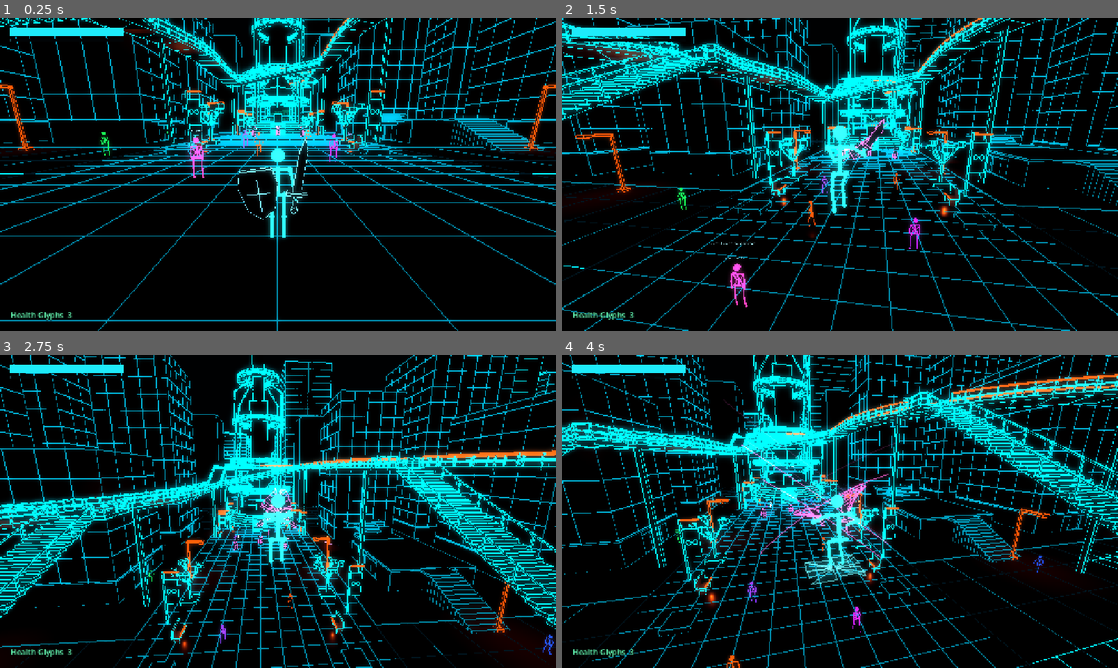
Above: before the commit, frames 1-4 (two rows, left to right).
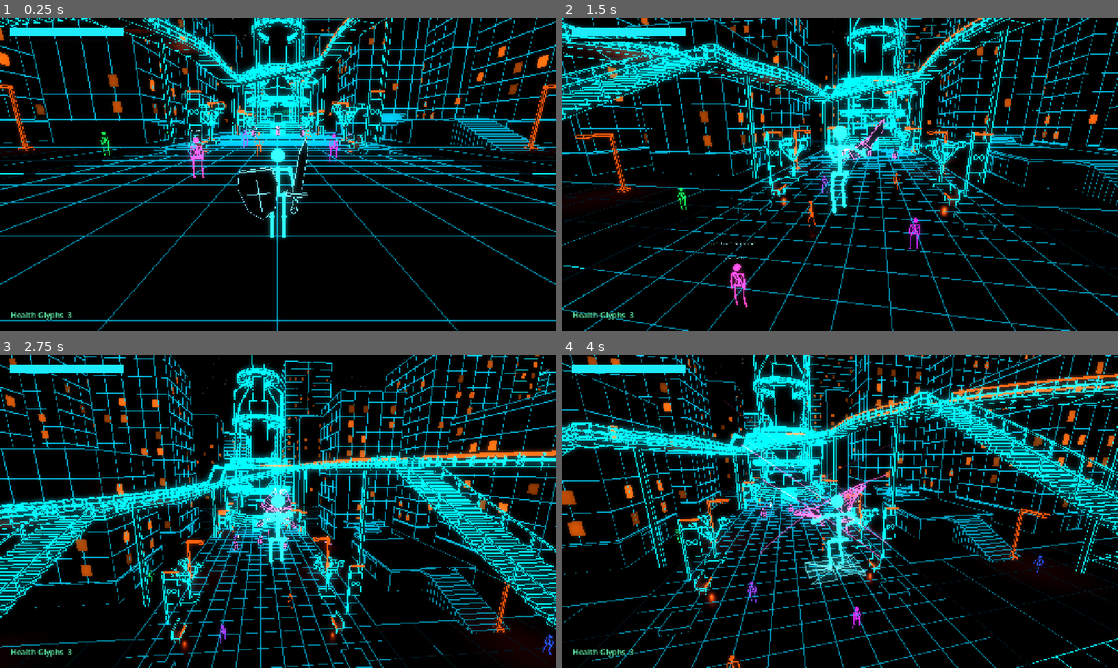
Above: after the commit, the same moments.

Repository: Infiniglyph/infiniglyph
Game: Godot game, scene res://scenes/main.tscn
Two runs of this game, one before a commit and one after it. Both use one fixed random seed, a clock stepped at 60 frames per second and the inputs below.
Inputs (mouse positions are in pixels of both pictures, inside the frame that each line leads up to):
- Up to frame 1 (0.25 s): no input
- Up to frame 2 (1.5 s): tap Enter at 0.5 s; move the mouse to (867, 174) at 0.52 s; hold Up from 0.53 s (still down); tap E at 0.6 s; click (867, 174) at 0.67 s; tap Space at 0.77, 1.07 s; tap F at 0.8, 1.35 s; move the mouse to (812, 174) at 1.27 s; click (812, 174) at 1.42 s
- Up to frame 3 (2.75 s): keep holding Up; tap Space at 1.52, 1.82 s; tap V at 1.55, 2.1 s; move the mouse to (289, 505) at 2.02 s; click (289, 505) at 2.17 s; tap Q at 2.3 s
- Up to frame 4 (4 s): keep holding Up; move the mouse to (834, 517) at 2.77 s; tap Q at 2.85 s; click (834, 517) at 2.92 s; tap Space at 3.02, 3.32, 3.77 s; tap R at 3.05, 3.6 s; move the mouse to (878, 514) at 3.52 s; click (878, 514) at 3.67 s; tap Tab at 3.8 s

The runs differ from the first frame. In frame 1, 0.9% of the frame differs, in the area x 0-99%, y 0-34%; in frame 2, 0.8%; in frame 3, 1.8%, in the area x 1-99%, y 0-71%; in frame 4, 1.6%.

Commit message:
Add scattered window glow and a subtle static starfield

Diff:
--- a/scripts/district.gd
+++ b/scripts/district.gd
@@ -6,6 +6,7 @@
 const Batcher = preload("res://scripts/static_visual_batcher.gd")
 var visual_batching_enabled := true
 var visual_batches: Node3D
+var facades: Array[Dictionary] = []
 const HALF_EXTENT := 112
 
 func _ready() -> void:
@@ -49,6 +50,7 @@
 		b.position = Vector3(spec.x,0.12,spec.y)
 		var front := Vector3(-signf(spec.x),0,0) if absf(spec.x)<32 else Vector3(0,0,-signf(spec.y) if absf(spec.y)<35 else signf(spec.y))
 		b.build(Vector3(spec.z,spec.w,spec.z),front,StringName("building_%02d" % (index+1)))
+		facades.append({"base":b.position,"size":Vector3(spec.z,spec.w,spec.z)})
 	# A broad stair route leads to the low north-east roof and a second terrace.
 	for step in range(12):
 		var height := (step+1)*0.25
@@ -81,6 +83,7 @@
 			if n == 0: continue # Continue the north/south avenues beyond the hub.
 			var height: float = 30.0 + abs(n)*8
 			Neon.block(self,Vector3(n*24,height*0.5,s*94),Vector3(14,height,14))
+			facades.append({"base":Vector3(n*24,0,s*94),"size":Vector3(14,height,14)})
 	add_child(Metropolis.new())
 	if visual_batching_enabled:
 		visual_batches = Batcher.new()
--- a/scripts/metropolis.gd
+++ b/scripts/metropolis.gd
@@ -18,6 +18,7 @@
 var tree_count := 0
 var banner_count := 0
 var skyline_count := 0
+var facades: Array[Dictionary] = []
 var render_batches := 0
 var walk_surfaces: Array[Dictionary] = []
 var guard_spans: Array[Dictionary] = []
@@ -419,6 +420,7 @@
 			var height := 48.0+float((i*19+(11 if side>0 else 0))%45)
 			var width := 10.0+float(i%3)*2
 			block(at+Vector3.UP*height*0.5,Vector3(width,height,width),"SkylineTower")
+			facades.append({"base":at,"size":Vector3(width,height,width)})
 			skyline_count += 1
 			block(at+Vector3.UP*(height+2),Vector3(width*0.65,4,width*0.65),"SkylineCrown")
 			beam(at+Vector3.UP*(height+4),at+Vector3.UP*(height+11),0.15,"SkylineAntenna")
--- /dev/null
+++ b/scripts/starfield.gd
@@ -0,0 +1,30 @@
+extends RefCounted
+## One small, static panorama. Stars stay at infinity as the camera travels;
+## no particles, per-frame noise, light nodes or shared gameplay RNG.
+const SIZE := Vector2i(2048,1024)
+const STAR_COUNT := 1100
+const VOID := Color(0.001,0.003,0.008)
+
+static func create() -> Sky:
+	var image := Image.create(SIZE.x,SIZE.y,false,Image.FORMAT_RGB8)
+	image.fill(VOID)
+	var random := RandomNumberGenerator.new()
+	random.seed = 70419
+	for i in range(STAR_COUNT):
+		# Uniform directions avoid a dense band of stars around the zenith.
+		var height := random.randf_range(0.025,0.999)
+		var x := random.randi_range(1,SIZE.x-2)
+		var y := clampi(roundi(acos(height)/PI*SIZE.y),1,SIZE.y-2)
+		var brightness := random.randf_range(0.34,0.80)
+		var color := Color(0.82,0.92,1.0)*brightness
+		image.set_pixel(x,y,color)
+		for offset: Vector2i in [Vector2i.LEFT,Vector2i.RIGHT,Vector2i.UP,Vector2i.DOWN]:
+			image.set_pixel(x+offset.x,y+offset.y,color*(0.20 if i%11==0 else 0.055))
+	image.generate_mipmaps()
+	var material := PanoramaSkyMaterial.new()
+	material.panorama = ImageTexture.create_from_image(image)
+	var sky := Sky.new()
+	sky.radiance_size = Sky.RADIANCE_SIZE_32
+	sky.process_mode = Sky.PROCESS_MODE_QUALITY
+	sky.sky_material = material
+	return sky
--- /dev/null
+++ b/scripts/window_lights.gd
@@ -0,0 +1,87 @@
+extends Node3D
+## Glowing interior panes, baked once into opaque spatial batches. The existing
+## building remains the solid wall; these inlays add no bodies or realtime lights.
+const CELL_SIZE := 128.0
+const WARM := Color(1.0,0.40,0.075)
+var cells: Dictionary = {}
+var pane_count := 0
+var building_count := 0
+var batch_count := 0
+
+static func code(at: Vector3, salt: int) -> int:
+	return absi((roundi(at.x*10)*73856093) ^ (roundi(at.z*10)*19349663) ^ ((salt+71)*83492791))
+
+func build(district: Node3D, regions: Node3D) -> void:
+	name = "WindowLights"
+	for facade: Dictionary in district.facades:
+		facade_windows(facade.base,facade.size,3.0)
+	for facade: Dictionary in district.get_node("Metropolis").facades:
+		facade_windows(facade.base,facade.size,3.0)
+	if is_instance_valid(regions):
+		for facade: Dictionary in regions.buildings:
+			if facade.region == "city": facade_windows(facade.point,facade.size,4.0)
+			else: home_windows(facade.point,facade.size)
+	commit()
+
+func facade_windows(at: Vector3, size: Vector3, pitch: float) -> void:
+	building_count += 1
+	var occupancy := 19+code(at,0)%12
+	for face in range(4):
+		var normal := Vector3.FORWARD.rotated(Vector3.UP,face*PI*0.5).snapped(Vector3.ONE)
+		var tangent := normal.cross(Vector3.UP)
+		var width := size.x if face%2==0 else size.z
+		var depth := size.z if face%2==0 else size.x
+		var columns := maxi(1,floori((width-1.0)/pitch))
+		# Start above the real ground-floor entrances and leave parapets dark.
+		for row in range(1,floori((size.y-0.6)/pitch)):
+			for column in range(columns):
+				var choice := code(at,face*10007+row*101+column*17)
+				if choice%100>=occupancy: continue
+				var center := at+normal*(depth*0.5+0.024)+Vector3.UP*((row+0.5)*pitch)
+				center += tangent*((column-(columns-1)*0.5)*pitch)
+				pane(center,tangent,Vector2(pitch*0.36,pitch*0.46),shade(choice))
+
+func home_windows(at: Vector3, size: Vector3) -> void:
+	building_count += 1
+	# Match the two existing front-window frames, clear of the central door.
+	for side in [-1,1]:
+		var choice := code(at,side+3)
+		if choice%100>=58: continue
+		pane(at+Vector3(side*3.5,2.45,size.z*0.5+0.024),Vector3.RIGHT,Vector2(1.58,1.28),shade(choice))
+
+func shade(choice: int) -> Color:
+	return WARM*lerpf(0.38,0.78,float(choice%7)/6.0)
+
+func pane(center: Vector3, tangent: Vector3, size: Vector2, color: Color) -> void:
+	var key := Vector3i((center/CELL_SIZE).floor())
+	if not cells.has(key): cells[key] = {"vertices":PackedVector3Array(),"colors":PackedColorArray()}
+	var cell: Dictionary = cells[key]
+	var local := center-Vector3(key)*CELL_SIZE
+	var across := tangent*size.x*0.5
+	var up := Vector3.UP*size.y*0.5
+	for vertex: Vector3 in [local-across-up,local+across-up,local+across+up,local-across-up,local+across+up,local-across+up]:
+		cell.vertices.append(vertex)
+		cell.colors.append(color)
+	pane_count += 1
+
+func commit() -> void:
+	var material := StandardMaterial3D.new()
+	material.shading_mode = BaseMaterial3D.SHADING_MODE_UNSHADED
+	material.vertex_color_use_as_albedo = true
+	material.cull_mode = BaseMaterial3D.CULL_DISABLED
+	for key: Vector3i in cells:
+		var arrays := []
+		arrays.resize(Mesh.ARRAY_MAX)
+		arrays[Mesh.ARRAY_VERTEX] = cells[key].vertices
+		arrays[Mesh.ARRAY_COLOR] = cells[key].colors
+		var mesh := ArrayMesh.new()
+		mesh.add_surface_from_arrays(Mesh.PRIMITIVE_TRIANGLES,arrays)
+		mesh.surface_set_material(0,material)
+		var batch := MeshInstance3D.new()
+		batch.name = "WindowCell"
+		batch.position = Vector3(key)*CELL_SIZE
+		batch.mesh = mesh
+		batch.cast_shadow = GeometryInstance3D.SHADOW_CASTING_SETTING_OFF
+		add_child(batch)
+		batch_count += 1
+	cells.clear()
--- a/scripts/world.gd
+++ b/scripts/world.gd
@@ -19,6 +19,8 @@
 const DistrictLife = preload("res://scripts/district_life.gd")
 const TheftReactions = preload("res://scripts/theft_reactions.gd")
 const GraphicsSettings = preload("res://scripts/graphics_settings.gd")
+const Starfield = preload("res://scripts/starfield.gd")
+const WindowLights = preload("res://scripts/window_lights.gd")
 var graphics: Node
 var theft_reactions: Node3D
 var world_actions: Node3D
@@ -48,8 +50,9 @@
 func _ready() -> void:
 	var environment := WorldEnvironment.new()
 	var settings := Environment.new()
-	settings.background_mode = Environment.BG_COLOR
-	settings.background_color = Color(0.001,0.003,0.008)
+	settings.background_mode = Environment.BG_SKY
+	settings.sky = Starfield.create()
+	settings.reflected_light_source = Environment.REFLECTION_SOURCE_DISABLED
 	settings.ambient_light_source = Environment.AMBIENT_SOURCE_COLOR
 	settings.ambient_light_color = Color(0.12,0.25,0.3)
 	settings.ambient_light_energy = 0.4
@@ -145,6 +148,9 @@
 		wider_world.encounter = boss_encounter
 		add_child(wider_world)
 		camera_rig.camera.far = 1800 # Keep the larger skyline/hills visible from Sky Jump height.
+	var windows := WindowLights.new()
+	add_child(windows)
+	windows.build(district,wider_world)
 	world_actions = WorldActions.new()
 	world_actions.actor = player
 	world_actions.session = inventory_session
--- /dev/null
+++ b/tests/window_lights.gd
@@ -0,0 +1,123 @@
+extends SceneTree
+## Scene/collision audit and optional native render review of the night details.
+const Windows = preload("res://scripts/window_lights.gd")
+const Stars = preload("res://scripts/starfield.gd")
+var checks := 0
+var failures := 0
+var world: Node3D
+var camera: Camera3D
+
+func check(ok: bool, label: String) -> void:
+	checks += 1
+	if ok: print("PASS: ",label)
+	else:
+		failures += 1
+		push_error("FAIL: "+label)
+
+func _initialize() -> void: call_deferred("run")
+
+func shot(label: String, at: Vector3, target: Vector3) -> Image:
+	camera.position = at
+	camera.look_at(target)
+	for i in range(4): await process_frame
+	await RenderingServer.frame_post_draw
+	var image := root.get_texture().get_image()
+	image.save_png("res://captures/night_"+label+".png")
+	print("CAPTURE: night_",label)
+	return image
+
+func run() -> void:
+	world = load("res://scenes/main.tscn").instantiate()
+	world.inventory_persistence_enabled = false
+	root.add_child(world)
+	world.player.visual.retrieval.enabled = false
+	world.sparring_partner.visual.retrieval.enabled = false
+	world.controls.set_gameplay_enabled(false)
+	world.greefer.think_enabled = false
+	Input.mouse_mode = Input.MOUSE_MODE_VISIBLE
+	await physics_frame
+	await process_frame
+	var windows: Node3D = world.get_node("WindowLights")
+	check(windows.building_count==world.wider_world.buildings.size()+44,"Lit-window layouts cover the hub, skyline, urban blocks and homes")
+	check(windows.pane_count>2000 and windows.batch_count<windows.pane_count/15,"Thousands of selected panes share small spatial batches")
+	check(windows.find_children("*","Light3D",true,false).is_empty() and windows.find_children("*","CollisionShape3D",true,false).is_empty(),"Interior glow adds no realtime lights or collision obstacles")
+	check(not windows.is_processing() and not windows.is_physics_processing() and windows.cells.is_empty(),"Window geometry is immutable and releases its build buffers")
+	var bad_batches := 0
+	var probes := 0
+	var supported := 0
+	var state := world.get_world_3d().direct_space_state
+	for batch: MeshInstance3D in windows.get_children():
+		if batch.mesh.get_surface_count()!=1 or batch.cast_shadow!=GeometryInstance3D.SHADOW_CASTING_SETTING_OFF: bad_batches += 1
+		var material: StandardMaterial3D = batch.mesh.surface_get_material(0)
+		if material.transparency!=BaseMaterial3D.TRANSPARENCY_DISABLED: bad_batches += 1
+		var points: PackedVector3Array = batch.mesh.surface_get_arrays(0)[Mesh.ARRAY_VERTEX]
+		for index in range(0,points.size(),6*23):
+			var center := batch.to_global((points[index]+points[index+2])*0.5)
+			var normal := (points[index+1]-points[index]).cross(points[index+2]-points[index]).normalized()
+			var hit := state.intersect_ray(PhysicsRayQueryParameters3D.create(center+normal*0.15,center-normal*0.15,1))
+			# Two-sided panes can have either winding; probe the reverse as well.
+			if hit.is_empty(): hit = state.intersect_ray(PhysicsRayQueryParameters3D.create(center-normal*0.15,center+normal*0.15,1))
+			probes += 1
+			if not hit.is_empty(): supported += 1
+	check(bad_batches==0,"Window batches are opaque, single-surface and shadow-free")
+	check(probes>200 and supported==probes,"Every sampled window is flush against a physical building (%d probes)" % probes)
+	var sample := Windows.new()
+	sample.facade_windows(Vector3(23,0.12,-24),Vector3(12,18,12),3)
+	var copy := Windows.new()
+	seed(18079)
+	var expected := randi()
+	seed(18079)
+	copy.facade_windows(Vector3(23,0.12,-24),Vector3(12,18,12),3)
+	check(randi()==expected and var_to_bytes(sample.cells)==var_to_bytes(copy.cells),"Fixed occupancy neither rerolls windows nor consumes gameplay random numbers")
+	sample.free()
+	copy.free()
+	var environment: Environment = world.get_world_3d().environment
+	check(environment.background_mode==Environment.BG_SKY and environment.sky.sky_material is PanoramaSkyMaterial,"Sparse stars use a single static sky panorama")
+	check(environment.ambient_light_source==Environment.AMBIENT_SOURCE_COLOR and is_equal_approx(environment.ambient_light_energy,0.4) and environment.reflected_light_source==Environment.REFLECTION_SOURCE_DISABLED,"Stars preserve the existing ambient light without new environment reflections")
+	print("NIGHT DETAILS: ",windows.pane_count," panes in ",windows.batch_count," batches across ",windows.building_count," buildings; ",Stars.STAR_COUNT," sky specks")
+	if "--capture" in OS.get_cmdline_user_args(): await render_review(windows)
+	world.queue_free()
+	await process_frame
+	print("Night details verification: ",checks," checks, ",failures," failures")
+	quit(0 if failures==0 else 1)
+
+func render_review(windows: Node3D) -> void:
+	DirAccess.make_dir_recursive_absolute("res://captures")
+	# Freeze only this review fixture to compare identical pixels.
+	world.process_mode = Node.PROCESS_MODE_DISABLED
+	camera = Camera3D.new()
+	camera.fov = 68
+	camera.far = 1800
+	root.add_child(camera)
+	camera.current = true
+	var at := Vector3(0,3,10)
+	var target := Vector3(0,13,-55)
+	var lit := await shot("hub",at,target)
+	windows.hide()
+	var dark := await shot("hub_windows_off",at,target)
+	windows.show()
+	var warm_pixels := 0
+	for y in range(lit.get_height()):
+		for x in range(lit.get_width()):
+			var gain := lit.get_pixel(x,y)-dark.get_pixel(x,y)
+			if gain.r>0.10 and gain.r>gain.g*1.4: warm_pixels += 1
+	check(warm_pixels>150,"Native render shows visible warm window light (%d pixels)" % warm_pixels)
+	await shot("urban",Vector3(0,4,-210),Vector3(0,18,-360))
+	for home: Dictionary in world.wider_world.buildings:
+		if home.region=="home" and home.point.z< -500 and absf(home.point.x)<200:
+			await shot("suburbs",home.point+Vector3(10,5.5,20),home.point+Vector3.UP*2.8)
+			break
+	var sky := await shot("sky",Vector3(0,500,0),Vector3(0,1000,-600))
+	var moved := await shot("sky_translated",Vector3(850,600,-850),Vector3(850,1100,-1450))
+	var star_pixels := 0
+	var changed := 0
+	# Avoid HUD corners: the comparison must inspect the actual sky.
+	for y in range(100,sky.get_height()-100):
+		for x in range(100,sky.get_width()-100):
+			var color := sky.get_pixel(x,y)
+			if color.r>0.12 and color.g>0.12 and color.b>0.12: star_pixels += 1
+			if color!=moved.get_pixel(x,y): changed += 1
+	check(star_pixels>50 and star_pixels<4000,"Sky specks are visible while most of the void stays black (%d pixels)" % star_pixels)
+	check(changed==0,"Camera translation introduces no starfield parallax or reroll")
+	await shot("sky_rotated",Vector3(850,600,-850),Vector3(1450,1100,-850))
+	camera.queue_free()
Not shown, added: scripts/starfield.gd.uid
Not shown, added: scripts/window_lights.gd.uid
Not shown, added: tests/window_lights.gd.uid
Not shown, changed: docs/RECOVERY.md
